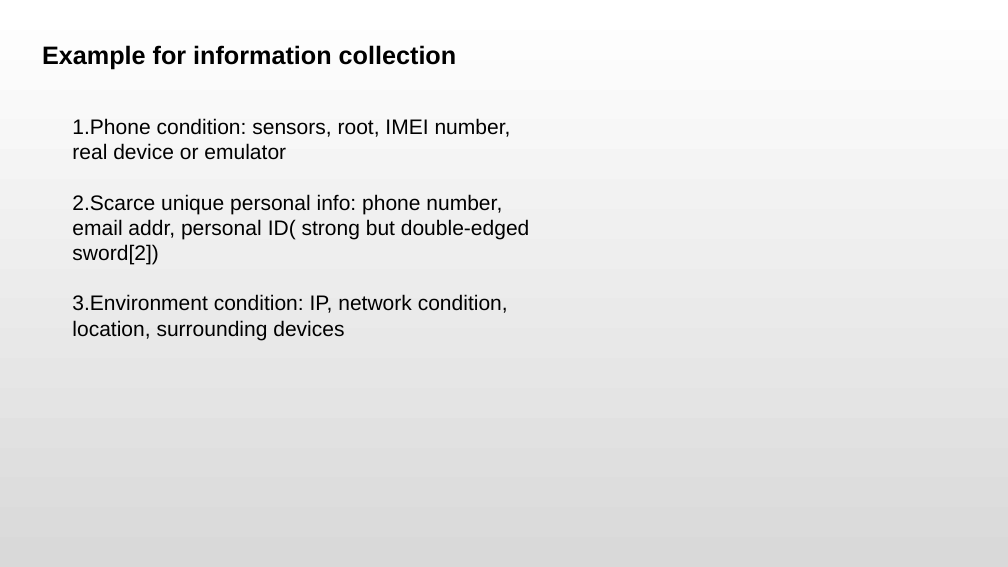
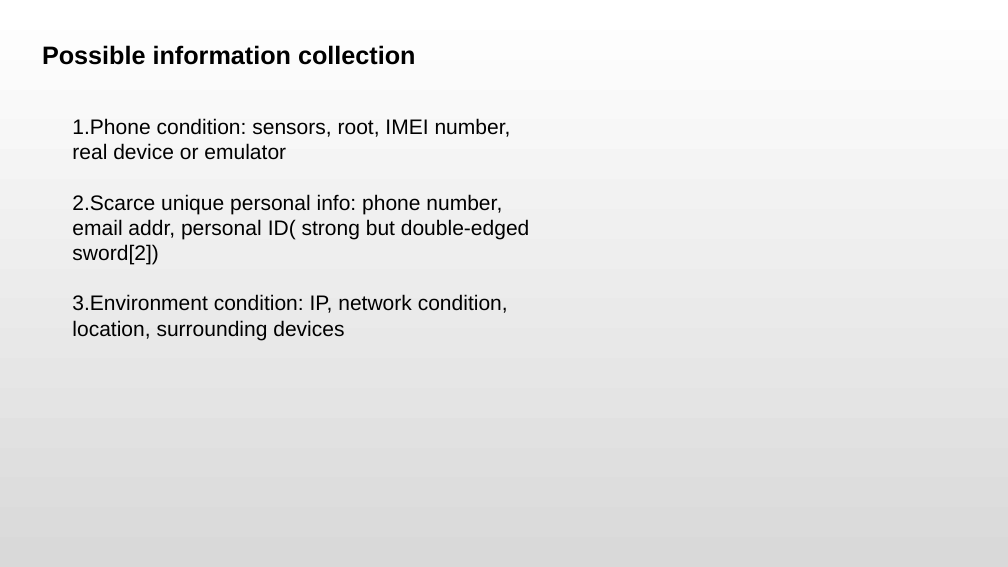
Before and after one commit to 66Ronghua99/HRP-Thesis, a slide deck: slide 3 of lttStudy/ProposalPre.pptx. Drawn at 1008x567 pixels with LibreOffice and Linux fonts; fonts in the diff are those of the drawing. Boxes give left, top, right and bottom in pixels: in the first picture for what was removed or moved away, otherwise in the second. Text is boxed around its words. In the diff, an @@ line names an element or a change of style, - is before the commit and + after.

```diff
--- a/lttStudy/ProposalPre.pptx
+++ b/lttStudy/ProposalPre.pptx
@@ text at [42,45,416,65]: text changed @@
-Example for information collection
+Possible information collection
```
Also in this commit, not shown: 7 other slides changed, 1 slide removed, 3 other files.
